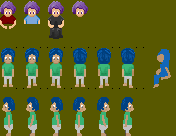
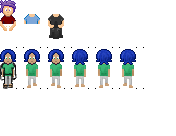
Two versions of the same layered image (176x136). Layer-by-layer changes:
hid "temp" over bbox(153, 49, 171, 88)
added group "rose head" with 4 layers above "rose body" over bbox(0, 0, 17, 17)
added layer "ink" (1st of 8, in "rose head") in group "rose head" over bbox(0, 0, 16, 17)
added group "rose body" with 2 layers above "greg head" over bbox(0, 15, 16, 31)
added group "greg head" with 20 layers above "greg body" over bbox(0, 31, 136, 65)
added group "up copy 2" with 2 layers in group "greg head" over bbox(120, 49, 136, 65)
added layer "ink" (3rd of 8, in "greg head" › "up copy 2") in group "up copy 2" over bbox(120, 49, 136, 65)
added group "up copy" with 2 layers in group "greg head" over bbox(96, 49, 112, 65)
added layer "ink" (4th of 8, in "greg head" › "up copy") in group "up copy" over bbox(96, 49, 112, 65)
added group "up" with 2 layers in group "greg head" over bbox(72, 49, 88, 65)
added layer "ink" (5th of 8, in "greg head" › "up") in group "up" over bbox(72, 49, 88, 65)
added group "down copy 2" with 2 layers in group "greg head" over bbox(48, 49, 64, 65)
added layer "ink" (6th of 8, in "greg head" › "down copy 2") in group "down copy 2" over bbox(48, 49, 64, 65)
added group "down copy" with 2 layers in group "greg head" over bbox(24, 49, 40, 65)
added layer "ink" (7th of 8, in "greg head" › "down copy") in group "down copy" over bbox(24, 49, 40, 65)
added group "down" with 4 layers in group "greg head" over bbox(0, 31, 49, 65)
added layer "ink" (8th of 8, in "greg head" › "down") in group "down" over bbox(0, 49, 16, 65)
added group "greg body" with 2 layers above "heads" over bbox(0, 62, 17, 89)
added group "down 1" with 1 layers in group "greg body" over bbox(0, 62, 17, 89)
added layer "sketch" (3rd of 3, in "greg body" › "down 1") in group "down 1" over bbox(0, 62, 17, 89)
hid "heads", painted on it over bbox(0, 1, 135, 112)
painted on "bodies" over bbox(0, 14, 132, 136)
hid "Color Fill 2" over bbox(0, 0, 176, 136)
…and 10 more changes (10 added)
